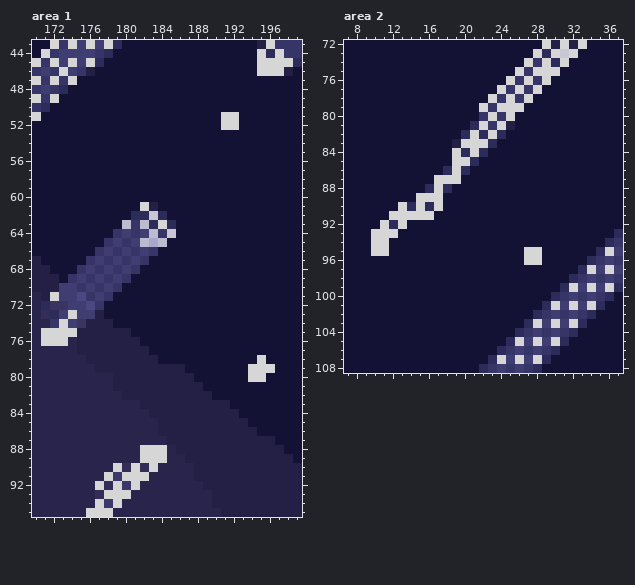
Two states of a pixel-art file, topics/FINAL-PROTOTYPE/telescope/assets/images/bright sparkle.aseprite. The picture above is the old version.
200x128 pixels, 1 frame. Colours within 5 levels of each other are drawn and written as one. Shown: area 1: x 170..199, y 43..95; area 2: x 7..37, y 72..108. The commit also changed other parts of the picture, which this record leaves out.
The result:
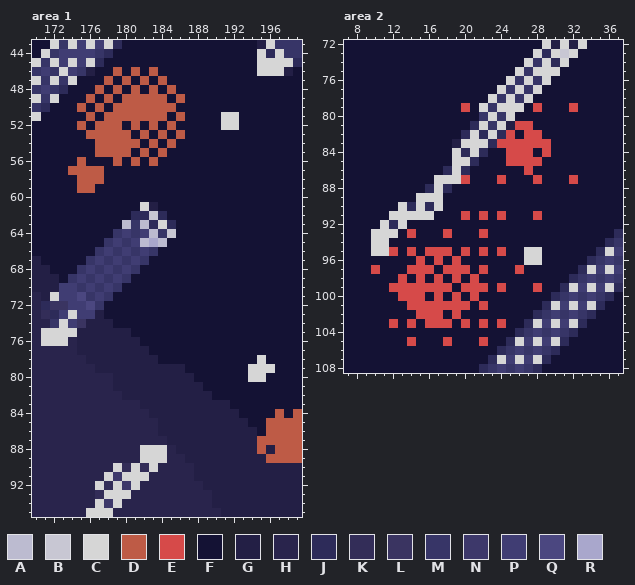
Palette (. is transparent): A #bcbbd0  B #c8c7d3  C #d6d6d6  D #be5b46  E #d64a49  F #141234  G #231f45  H #29244c  J #2d2b59  K #332d58  L #3a3461  M #373567  N #3d386a  P #403d73  Q #4b4780  R #a9a7cc
Difference:
Area 1, layer "Layer 2":
The edit turns colour F into colour D in row 46 at x 179, 181 and 183; in row 47 at x 178, 180, 182 and 184; in row 48 at x 177, 179, 181, 183 and 185; in row 49 at x 176, 178, 180 to 184 and 186; in row 50 at x 175, 177 and 179 to 185; in row 51 at x 176, 178 to 184 and 186.
The edit turns colour F into colour D in row 52 at x 175, 177 to 179, 181, 183 and 185; in row 53 at x 176 to 180, 182, 184 and 186; in row 54 at x 177 to 181, 183 and 185; in row 55 at x 177 to 180, 182 and 184; in row 56 at x 175, 179, 181 and 183; in row 57 at x 174 to 177.
The edit turns colour F into colour D in row 58 at x 175 to 177; in row 59 at x 175 to 176; in row 84 at x 197 and 199; in rows 85 to 86 at x 196 to 199; in row 87 at x 197 to 199; in row 88 at x 198 to 199.
The edit turns colour F into colour D in row 89 at x 199.
The edit turns colour G into colour D in row 87 at x 195 to 196; in row 88 at x 195 and 197; in row 89 at x 196 to 198.
Area 2, layer "Layer 2":
The edit turns colour F into colour E in row 79 at x 20, 28 and 32; in row 81 at x 26 to 27; in row 82 at x 25 and 27 to 28; in row 83 at x 24 to 29; in row 84 at x 25 to 27 and 29; in row 85 at x 25 to 28.
The edit turns colour F into colour E in row 86 at x 27; in row 87 at x 20, 24, 28 and 32; in row 91 at x 20, 22, 24 and 28; in row 93 at x 14, 18 and 22; in row 95 at x 12, 14, 16 to 18, 20, 22 and 24; in row 96 at x 15, 17 and 19.
The edit turns colour F into colour E in row 97 at x 10, 14 to 16, 18 to 20, 22 and 26; in row 98 at x 13, 15, 17, 19 and 21; in row 99 at x 12 to 18, 20 to 22, 24 and 28; in row 100 at x 13 to 15, 17, 19 and 21; in row 101 at x 14 to 20 and 22; in row 102 at x 15 to 17 and 19.
The edit turns colour F into colour E in row 103 at x 12, 14, 16 to 18, 20, 22 and 24; in row 105 at x 14, 18 and 22.
